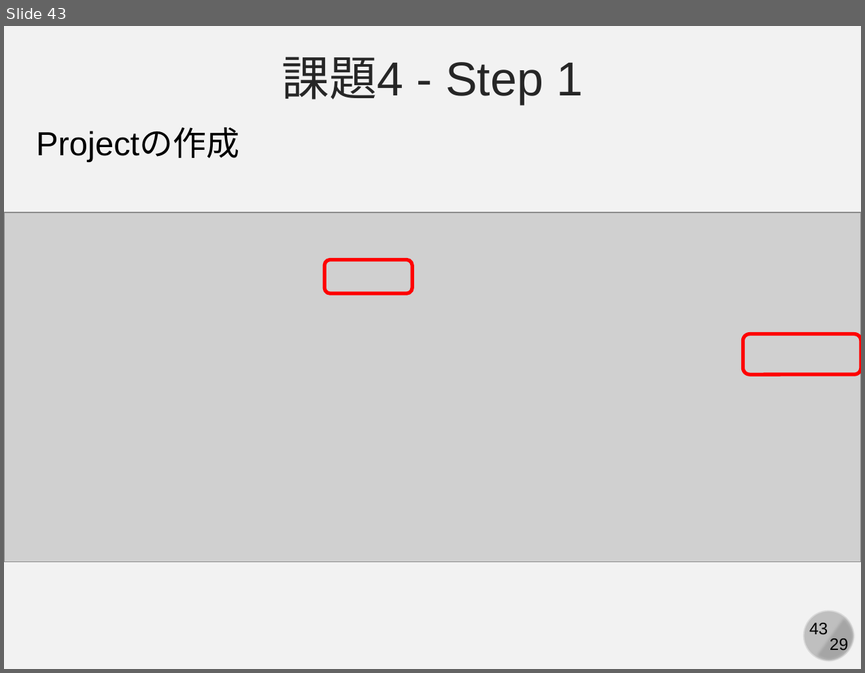
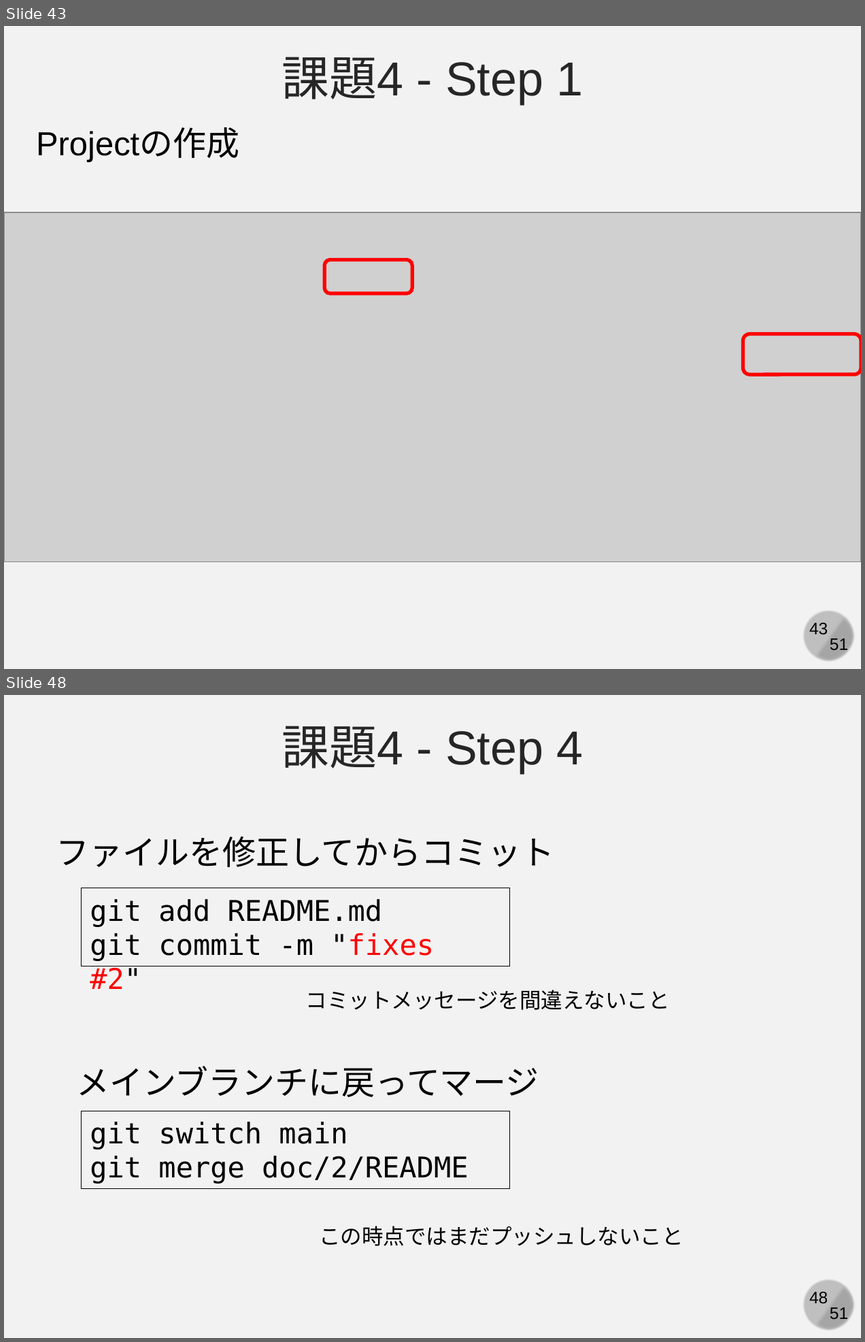
Before and after one commit to kaityo256/github, a slide deck: practice_github/fig/github_ex03.pptx. Shown one above the other, each under a label of ours: slide 43 before the commit, slides 43 and 48 after it; the slides between them are not shown. The pictures are 865x673 and 865x1342 pixels, drawn with LibreOffice and Linux fonts; fonts in the diff are those of the drawing; grey boxes stand for pictures. Boxes give left, top, right and bottom in pixels: in the first picture for what was removed or moved away, otherwise in the second. Text is boxed around its words. In the diff, an @@ line names an element or a change of style, - is before the commit and + after.

Commit message:
updates slides

```diff
--- a/practice_github/fig/github_ex03.pptx
+++ b/practice_github/fig/github_ex03.pptx
@@ slide 48 added at (x1=4, y1=695, x2=861, y2=1338), background #F2F2F2; not listed: 4 template elements that a slide beside it also shows @@
@@ text added at (x1=281, y1=726, x2=583, y2=773), 40 pt, text #262626 @@
+課題4 - Step 4
@@ text added at (x1=56, y1=836, x2=555, y2=867), 28 pt, text #000000 @@
+ファイルを修正してからコミット
@@ rectangle added at (x1=82, y1=888, x2=511, y2=966), outline #000000 0.75 pt, 24 pt, text #000000 @@
+git add README.md
+git commit -m "fixes #2"
@@ text added at (x1=306, y1=989, x2=670, y2=1010), 18 pt, text #000000 @@
+コミットメッセージを間違えないこと
@@ text added at (x1=77, y1=1066, x2=539, y2=1097), 28 pt, text #000000 @@
+メインブランチに戻ってマージ
@@ rectangle added at (x1=82, y1=1110, x2=511, y2=1189), outline #000000 0.75 pt, 24 pt, text #000000 @@
+git switch main
+git merge doc/2/README
@@ text added at (x1=319, y1=1225, x2=683, y2=1246), 18 pt, text #000000 @@
+この時点ではまだプッシュしないこと
@@ slide 43 changed as well @@
@@ text at (x1=830, y1=638, x2=848, y2=654): text changed @@
-29
+51
```
Also in this commit, not shown: 42 other slides changed, 7 other slides added.
